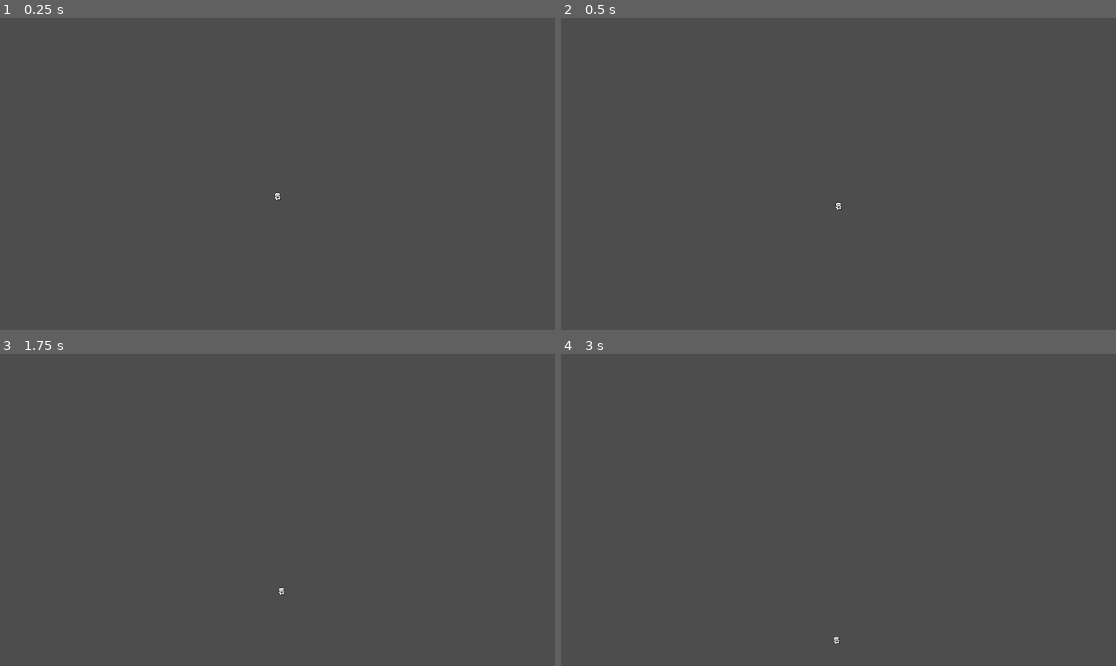
Above: before the commit, frames 1-4 (two rows, left to right).
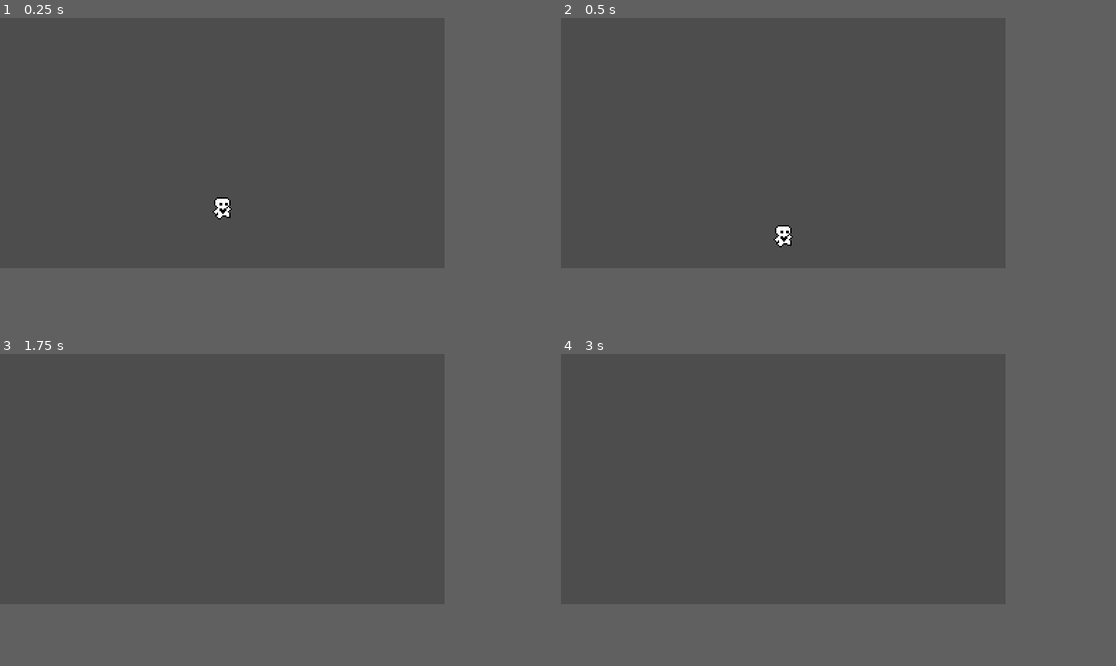
Above: after the commit, the same moments.

Repository: alwong18/AnimalExplorer
Game: Godot game, scene res://Scenes/player.tscn
The game is run twice, just before and just after one commit, with the same random seed, the same clock (stepped at 60 frames per second) and the same inputs.
Inputs:
- Up to frame 1 (0.25 s): no input
- Up to frame 2 (0.5 s): no input
- Up to frame 3 (1.75 s): hold Right (move_right) from 0.53 s (still down); tap Up (move_up) at 0.77, 1.52 s; tap Enter at 1.25 s
- Up to frame 4 (3 s): release Right (move_right) at 2.03 s; hold Left (move_left) 2.03-2.78 s; tap Space at 2.75 s; hold Right (move_right) from 2.78 s (still down)
In our replay, the window is 799x449 before the commit and 640x360 after it. These sizes can differ from the game's own. Grey fills any space a smaller window leaves; there, only what the larger window draws over its background counts as a difference.

The runs differ from the first frame. In frame 1, 0.2% of the frame differs, in the area x 38-51%, y 55-65%; in frame 2, 0.2%; in frame 3, less than 0.1%; in frame 4, less than 0.1%.

Commit message:
added sprite sheet
might be wrong

Diff:
--- a/project.godot
+++ b/project.godot
@@ -14,6 +14,19 @@
 run/main_scene="res://Scenes/player.tscn"
 config/features=PackedStringArray("4.2", "Forward Plus")
 config/icon="res://icon.svg"
+
+[autoload]
+
+LevelTransition="*res://Scenes/level_transition.tscn"
+Events="*res://Scripts/Events.gd"
+
+[display]
+
+window/size/viewport_width=320
+window/size/viewport_height=180
+window/size/window_width_override=1280
+window/size/window_height_override=720
+window/stretch/mode="canvas_items"
 
 [input]
 
@@ -46,3 +59,12 @@
 "events": [Object(InputEventKey,"resource_local_to_scene":false,"resource_name":"","device":-1,"window_id":0,"alt_pressed":false,"shift_pressed":false,"ctrl_pressed":false,"meta_pressed":false,"pressed":false,"keycode":0,"physical_keycode":32,"key_label":0,"unicode":32,"echo":false,"script":null)
 ]
 }
+
+[layer_names]
+
+2d_physics/layer_1="World"
+2d_physics/layer_2="Characters"
+
+[rendering]
+
+textures/canvas_textures/default_texture_filter=0
Binary file added: Fox Forest Final-Sheet-Sheet.png
Not shown, added: Fox Forest Final-Sheet-Sheet.png.import
